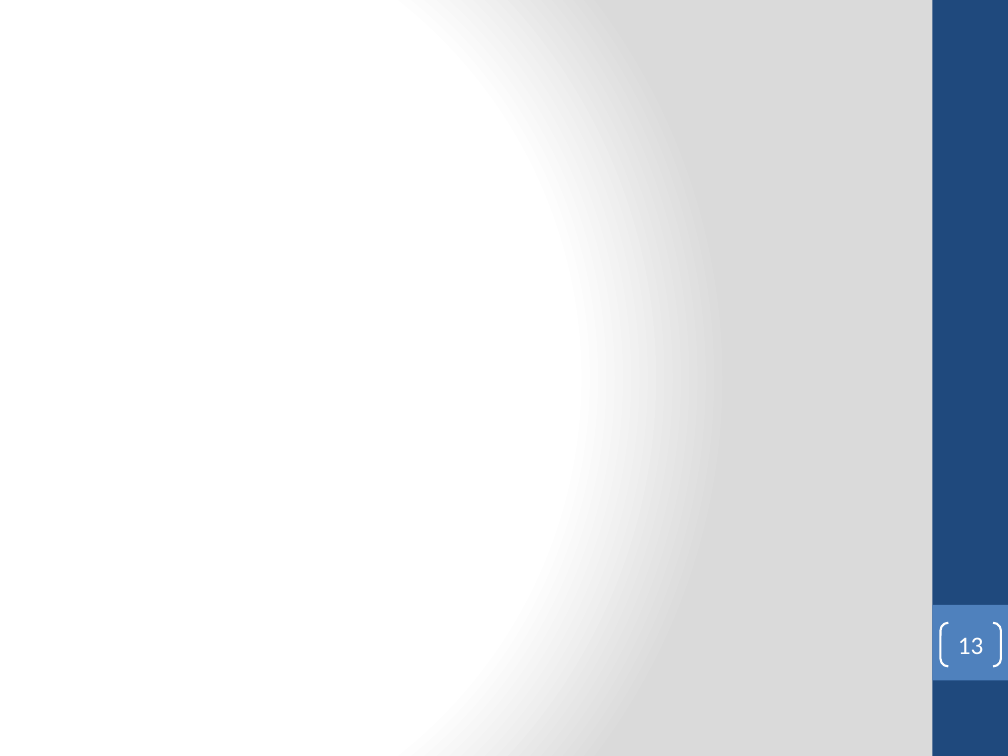
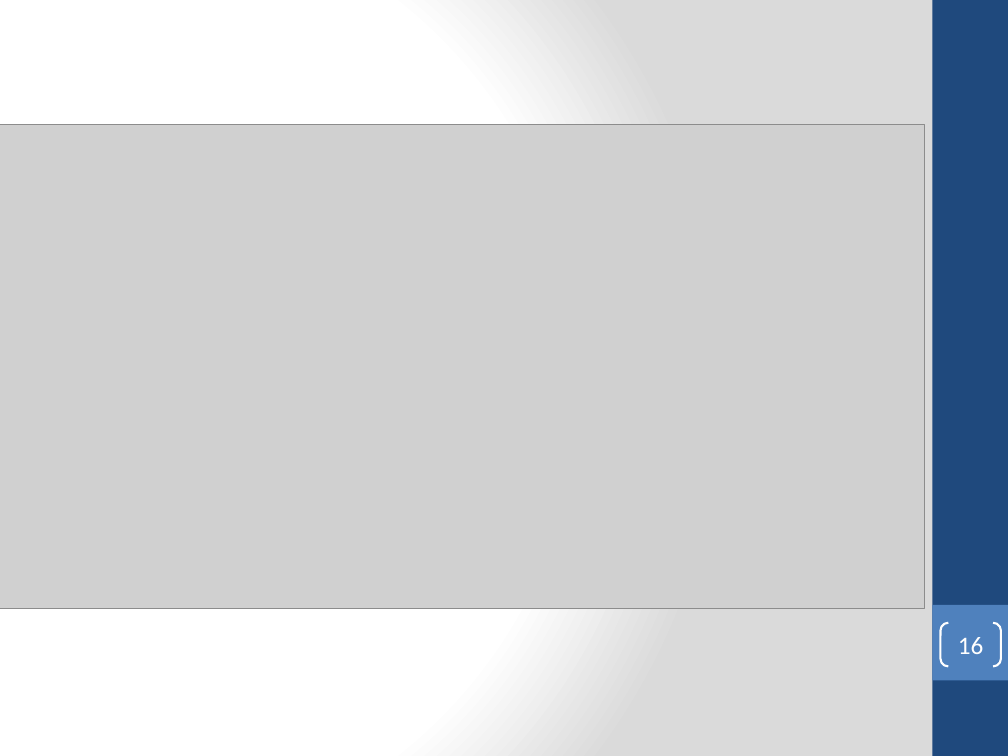
Before and after one commit to dicetvincet/Google-data-analytics-certificate, a slide deck: slide 16 of Google analytics Capstone.pptx (slide 13 before the commit). Drawn at 1008x756 pixels with LibreOffice and Linux fonts; fonts in the diff are those of the drawing; grey boxes stand for pictures. Boxes give left, top, right and bottom in pixels: in the first picture for what was removed or moved away, otherwise in the second. Text is boxed around its words. In the diff, an @@ line names an element or a change of style, - is before the commit and + after.

```diff
--- a/Google analytics Capstone.pptx
+++ b/Google analytics Capstone.pptx
@@ picture added at bbox=[0, 124, 924, 608] @@
@@ page number at bbox=[958, 637, 984, 654]: text changed @@
-13
+16
```
Also in this commit, not shown: 4 other slides changed, 7 slides added, 1 other file.
